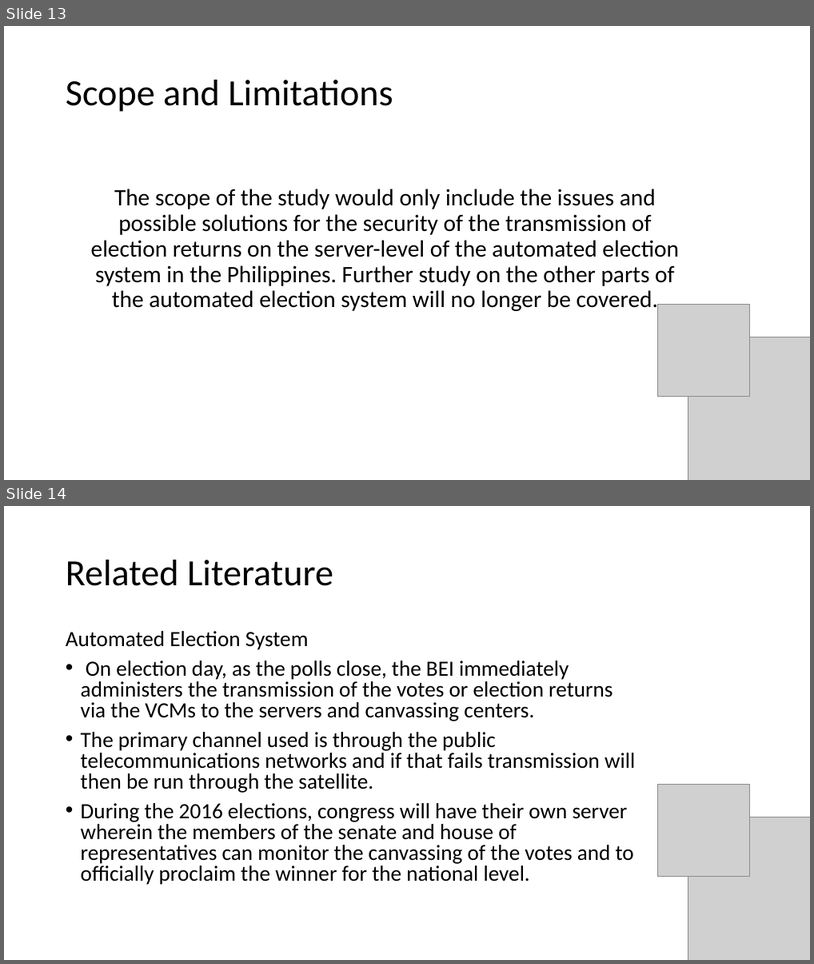
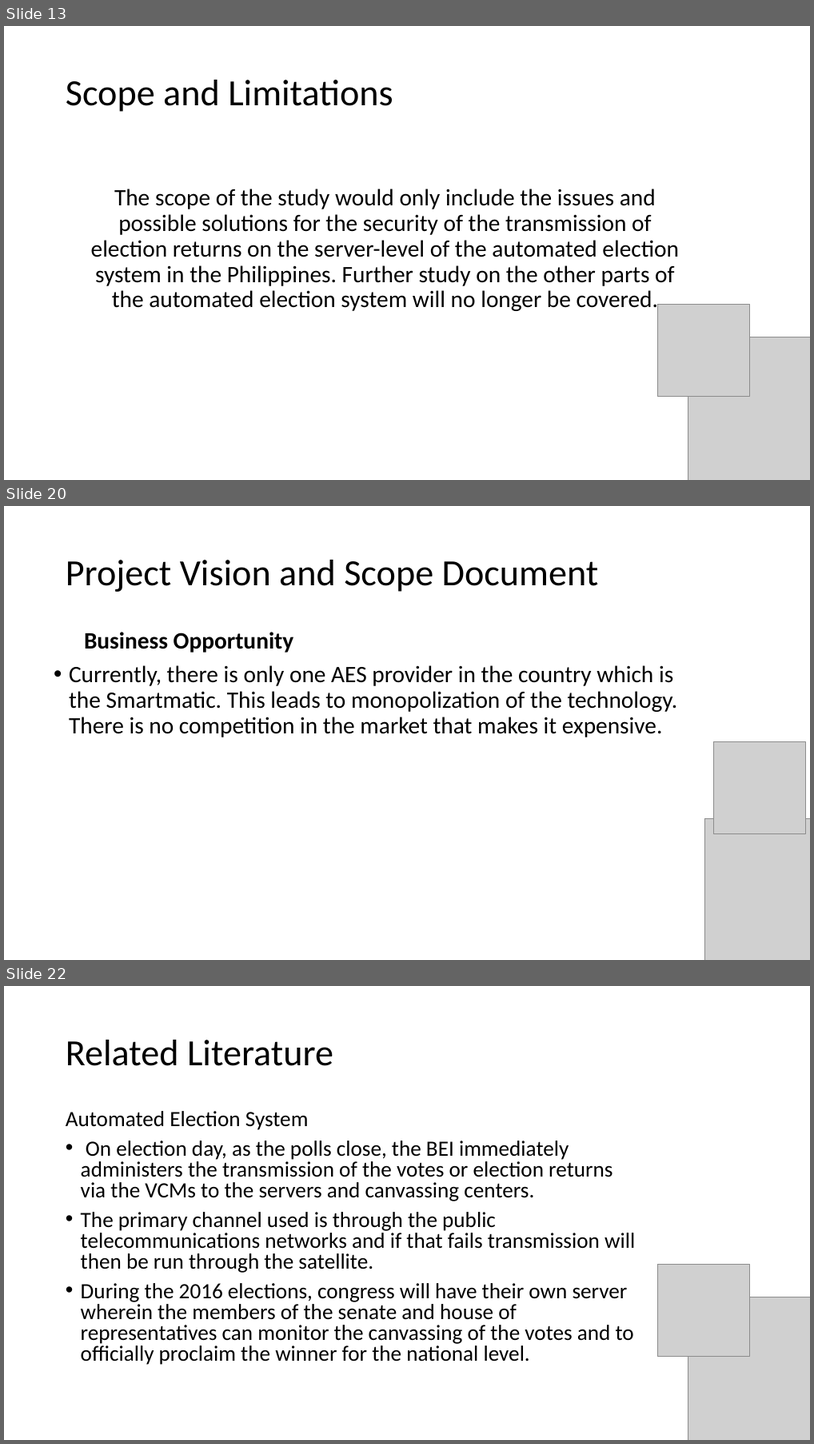
Before and after one commit to seans888/Project---Automate-Election, a slide deck: Documentation/Research Paper/AES ppt presentation.pptx. Shown one above the other, each under a label of ours: slides 13 and 14 before the commit, slides 13, 20 and 22 after it; the slides between them are not shown. The pictures are 814x964 and 814x1444 pixels, drawn with LibreOffice and Linux fonts; fonts in the diff are those of the drawing; grey boxes stand for pictures. Boxes give left, top, right and bottom in pixels: in the first picture for what was removed or moved away, otherwise in the second. Text is boxed around its words. In the diff, an @@ line names an element or a change of style, - is before the commit and + after.

```diff
--- a/Documentation/Research Paper/AES ppt presentation.pptx
+++ b/Documentation/Research Paper/AES ppt presentation.pptx
@@ slide 20 added at bbox=[4, 506, 810, 960], background #FFFFFF @@
@@ title added at bbox=[66, 560, 599, 592], 44 pt, text #000000 @@
+Project Vision and Scope Document
@@ text added at bbox=[69, 632, 678, 737], 28 pt, text #000000 @@
+  Business Opportunity
+• Currently, there is only one AES provider in the country which is the Smartmatic. This leads to monopolization of the technology. There is no competition in the market that makes it expensive.
@@ picture added at bbox=[714, 742, 806, 834] @@
@@ picture added at bbox=[705, 819, 810, 960] @@
@@ what was slide 14 is now slide 22 @@
```
Also in this commit, not shown: 2 slides changed, 7 other slides added.
